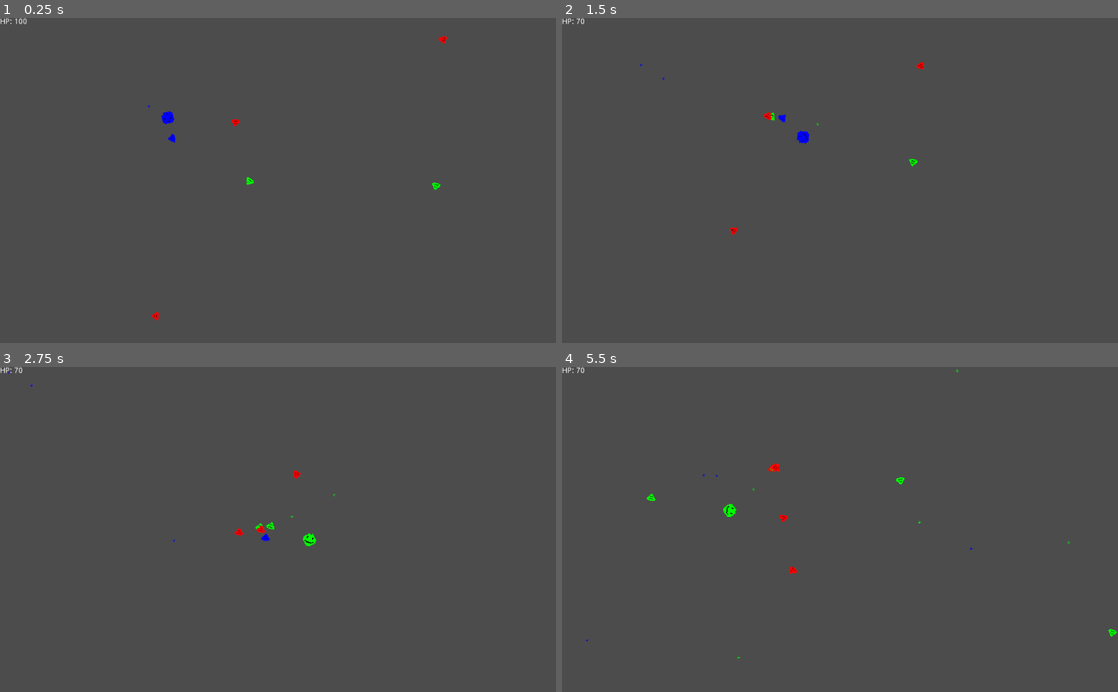
Above: before the commit, frames 1-4 (two rows, left to right).
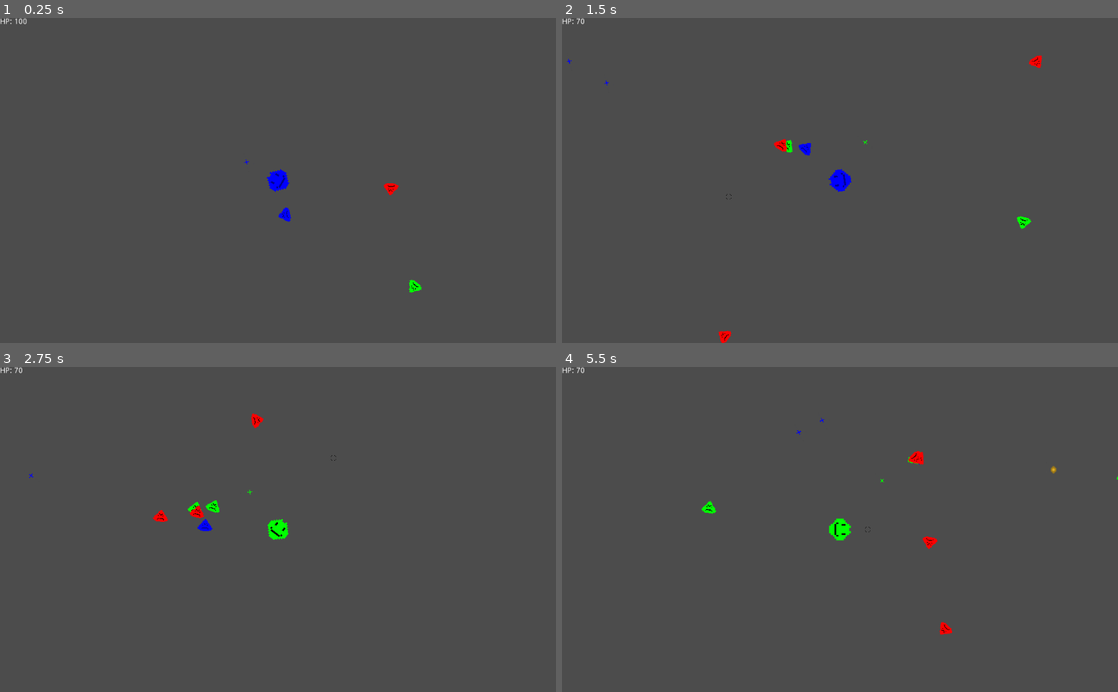
Above: after the commit, the same moments.

Repository: JuanG10/boss
Game: Godot game, scene res://proof of concept.tscn
Same seed, same stepped clock (60 frames per second), same inputs: the game is played once before the commit and once after it.
Inputs (mouse positions are in pixels of both pictures, inside the frame that each line leads up to):
- Up to frame 1 (0.25 s): no input
- Up to frame 2 (1.5 s): tap Enter (ui_accept) at 0.5, 0.77 s; move the mouse to (962, 164) at 0.52 s; hold D (right) 0.53-1.28 s; tap E (next_color) at 0.6 s; move the mouse to (728, 196) at 1.27 s; hold S (down) from 1.28 s (still down); tap Q (previous_color) at 1.35 s
- Up to frame 3 (2.75 s): tap Enter (ui_accept) at 1.52 s; move the mouse to (333, 458) at 2.02 s; release S (down) at 2.03 s; hold D (right) from 2.03 s (still down); tap E (next_color) at 2.1 s
- Up to frame 4 (5.5 s): move the mouse to (812, 594) at 2.77 s; release D (right) at 2.78 s; hold W (up) 2.78-3.53 s; tap Q (previous_color) at 2.85, 4.35 s; tap Enter (ui_accept) at 3.02, 3.77, 4.52 s; move the mouse to (1006, 578) at 3.52 s; hold A (left) 3.53-5.03 s; tap E (next_color) at 3.6, 5.1 s; move the mouse to (673, 480) at 4.27 s; move the mouse to (867, 529) at 5.02 s; hold S (down) from 5.03 s (still down)

The runs differ from the first frame. In frame 1, 0.6% of the frame differs, in the area x 0-81%, y 0-94%; in frame 2, 0.8%; in frame 3, 0.7%; in frame 4, 0.8%, in the area x 4-100%, y 0-90%.

Commit message:
cambiosMenores

Diff:
--- a/Player/Player.gd
+++ b/Player/Player.gd
@@ -58,7 +58,7 @@
 	health -= n
 	label.on_update(health)
 	if health <= 0:
-		get_tree().reload_current_scene()
+		get_tree().change_scene("res://UpgradeScreen/UpgradeWindow.tscn")
 
 func shoot():
 	var b = Bullet.instance()
--- a/UpgradeScreen/UpgradeWindow.gd
+++ b/UpgradeScreen/UpgradeWindow.gd
@@ -19,6 +19,7 @@
 
 func _ready():
 	_add_actual_panel()
+	$bg_music.play()
 
 func change_panel_to(fill_mode:int, next_panel:Vector2)->void:
 	actual_pos += next_panel
--- a/UpgradeScreen/UpgradeWindow.tscn
+++ b/UpgradeScreen/UpgradeWindow.tscn
@@ -1,8 +1,9 @@
-[gd_scene load_steps=4 format=2]
+[gd_scene load_steps=5 format=2]
 
 [ext_resource path="res://UpgradeScreen/UpgradeWindow.gd" type="Script" id=1]
 [ext_resource path="res://UpgradeScreen/TransitionAnimation.gd" type="Script" id=2]
 [ext_resource path="res://Fondos/Negro_de_transicion.png" type="Texture" id=3]
+[ext_resource path="res://Sound/PassingTime.ogg" type="AudioStream" id=4]
 
 [node name="UpgradeWindow" type="Node2D"]
 script = ExtResource( 1 )
@@ -16,5 +17,8 @@
 __meta__ = {
 "_edit_use_anchors_": false
 }
+
+[node name="bg_music" type="AudioStreamPlayer" parent="."]
+stream = ExtResource( 4 )
 [connection signal="start_animation" from="." to="TransitionAnimation" method="_start_animation"]
 [connection signal="end_animation" from="TransitionAnimation" to="." method="_on_end_animation"]
--- a/main.gd
+++ b/main.gd
@@ -9,7 +9,7 @@
 var points = 0
 
 func _ready():
-	$Player.initialize($Label)
+	$Player.initialize($Player/CanvasLayer/Label)
 	timer.set_one_shot(true)
 	timer.set_wait_time(5)
 	add_child(timer)
--- a/proof of concept.tscn
+++ b/proof of concept.tscn
@@ -12,8 +12,14 @@
 
 [node name="Player" parent="." instance=ExtResource( 1 )]
 
-[node name="Label" type="Label" parent="."]
-margin_right = 40.0
+[node name="Camera2D" type="Camera2D" parent="Player"]
+current = true
+zoom = Vector2( 0.6, 0.6 )
+
+[node name="CanvasLayer" type="CanvasLayer" parent="Player"]
+
+[node name="Label" type="Label" parent="Player/CanvasLayer"]
+margin_right = 50.0
 margin_bottom = 14.0
 text = "HP: 100"
 script = ExtResource( 2 )
